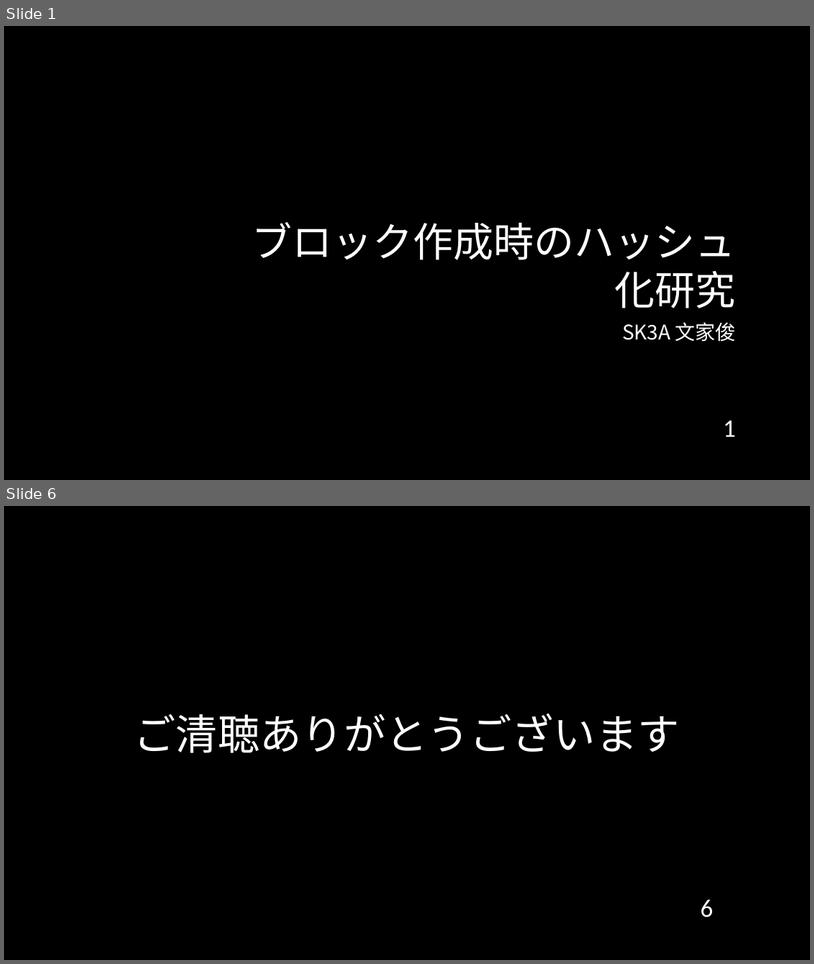
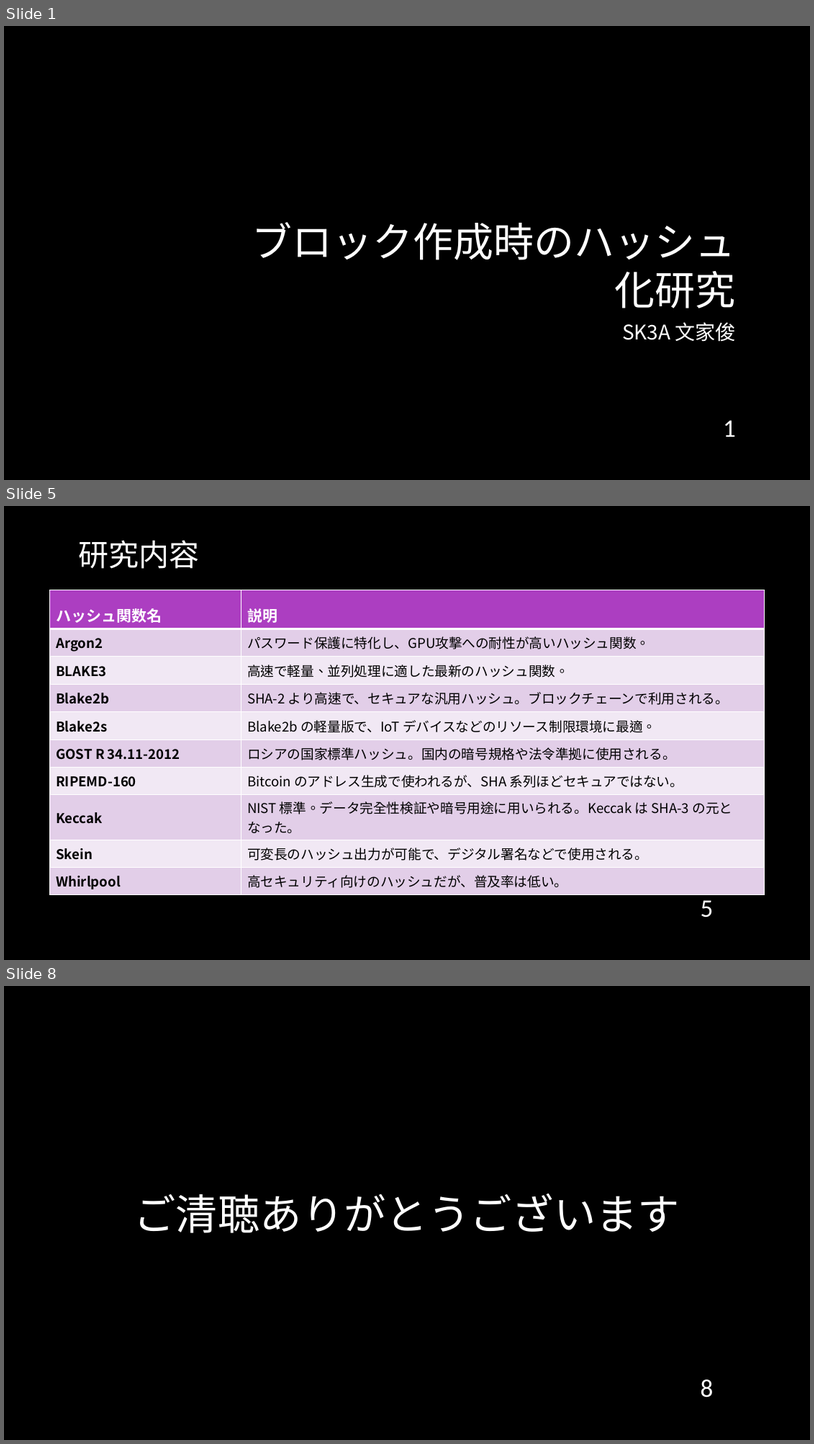
Before and after one commit to cyrusmanosa/Ecc-Year-3, a slide deck: Y3-Sem2/ITゼミ演習II/2024年度_11月報告会_Sk3a04_文家俊.pptx. Shown one above the other, each under a label of ours: slides 1 and 6 before the commit, slides 1, 5 and 8 after it; the slides between them are not shown. The pictures are 814x964 and 814x1444 pixels, drawn with LibreOffice and Linux fonts; fonts in the diff are those of the drawing; background and template pictures are left out. Boxes give left, top, right and bottom in pixels: in the first picture for what was removed or moved away, otherwise in the second. Text is boxed around its words. In the diff, an @@ line names an element or a change of style, - is before the commit and + after.

```diff
--- a/Y3-Sem2/ITゼミ演習II/2024年度_11月報告会_Sk3a04_文家俊.pptx
+++ b/Y3-Sem2/ITゼミ演習II/2024年度_11月報告会_Sk3a04_文家俊.pptx
@@ slide 5 added at (x1=4, y1=506, x2=810, y2=960), background picture (left out) @@
@@ title added at (x1=78, y1=540, x2=199, y2=569), 36 pt, text #FFFFFF @@
+研究内容
@@ table added at (x1=50, y1=590, x2=764, y2=892), 10 rows, 2 columns @@
+ハッシュ関数名 | 説明
+Argon2 | パスワード保護に特化し、GPU攻撃への耐性が高いハッシュ関数。
+BLAKE3 | 高速で軽量、並列処理に適した最新のハッシュ関数。
+Blake2b | SHA-2 より高速で、セキュアな汎用ハッシュ。ブロックチェーンで利用される。
+Blake2s | Blake2b の軽量版で、IoT デバイスなどのリソース制限環境に最適。
+GOST R 34.11-2012 | ロシアの国家標準ハッシュ。国内の暗号規格や法令準拠に使用される。
+RIPEMD-160 | Bitcoin のアドレス生成で使われるが、SHA 系列ほどセキュアではない。
+Keccak | NIST 標準。データ完全性検証や暗号用途に用いられる。Keccak は SHA-3 の元となった。
+Skein | 可変長のハッシュ出力が可能で、デジタル署名などで使用される。
+Whirlpool | 高セキュリティ向けのハッシュだが、普及率は低い。
@@ page number added at (x1=701, y1=900, x2=714, y2=917), 30 pt, text #FFFFFF @@
+5
@@ what was slide 6 is now slide 8 @@
@@ page number at (x1=701, y1=1379, x2=714, y2=1397): text changed @@
-6
+8
```
Also in this commit, not shown: 3 slides changed, 3 other slides added, 1 slide removed, 13 other files.
